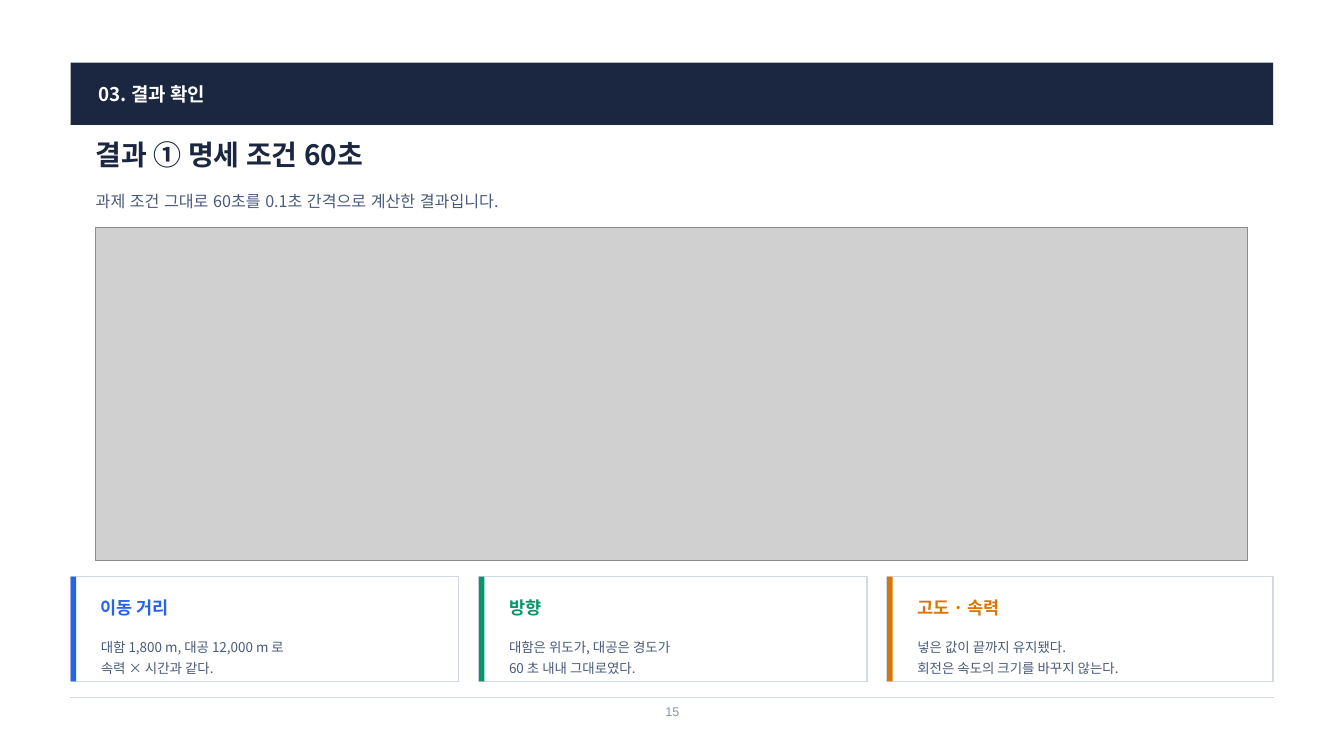
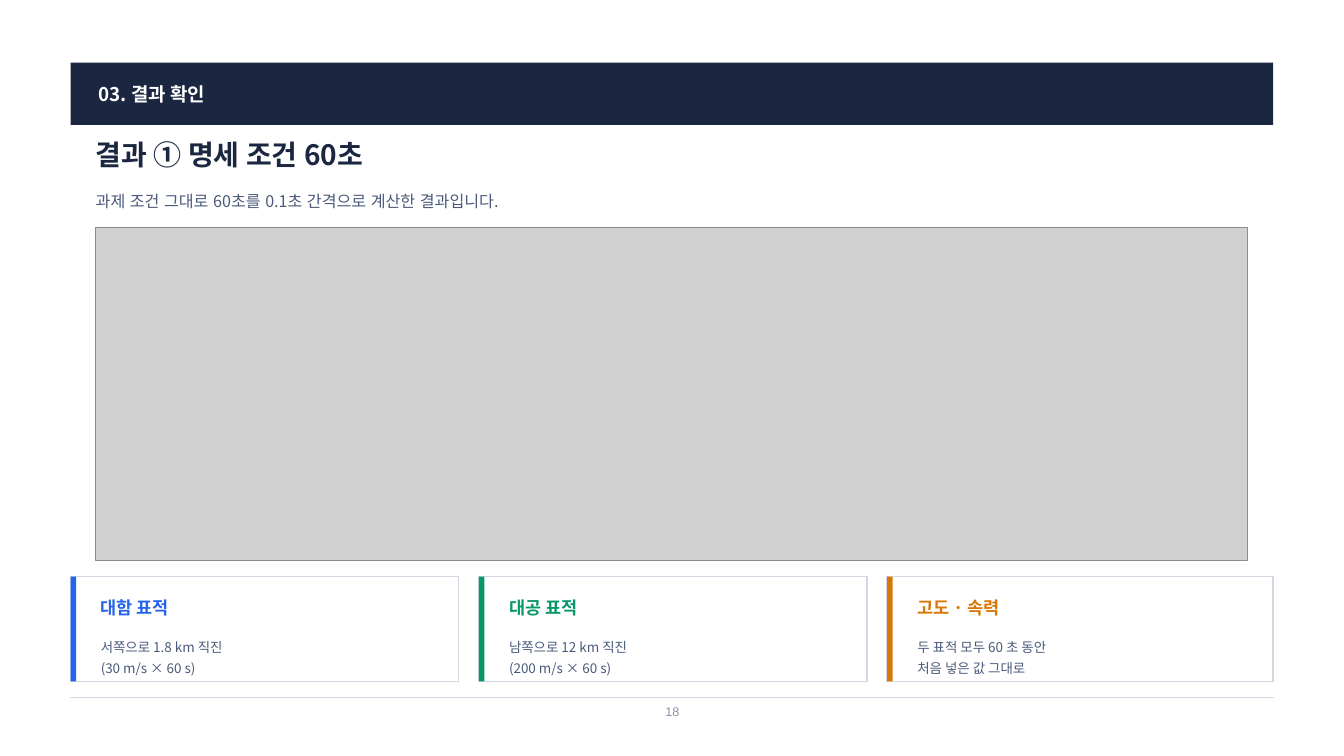
Before and after one commit to harley-hwan/radar-sw-study, a slide deck: slide 18 of Part3_TargetSim/ref/산출물/Chapter3_TargetSim.pptx (slide 15 before the commit). Drawn at 1344x756 pixels with LibreOffice and Linux fonts; fonts in the diff are those of the drawing; grey boxes stand for pictures. Boxes give left, top, right and bottom in pixels: in the first picture for what was removed or moved away, otherwise in the second. Text is boxed around its words. In the diff, an @@ line names an element or a change of style, - is before the commit and + after.

```diff
--- a/Part3_TargetSim/ref/산출물/Chapter3_TargetSim.pptx
+++ b/Part3_TargetSim/ref/산출물/Chapter3_TargetSim.pptx
@@ text at [101,599,169,616]: text changed @@
-이동 거리
+대함 표적
@@ text at [509,599,577,616]: text changed @@
-방향
+대공 표적
@@ text at [101,641,223,676]: text changed @@
-대함 1,800 m, 대공 12,000 m 로
-속력 × 시간과 같다.
+서쪽으로 1.8 km 직진
+(30 m/s × 60 s)
@@ text at [509,641,627,676]: text changed @@
-대함은 위도가, 대공은 경도가
-60 초 내내 그대로였다.
+남쪽으로 12 km 직진
+(200 m/s × 60 s)
@@ text at [917,641,1046,674]: text changed @@
-넣은 값이 끝까지 유지됐다.
-회전은 속도의 크기를 바꾸지 않는다.
+두 표적 모두 60 초 동안
+처음 넣은 값 그대로
@@ text at [665,707,679,716]: text changed @@
-15
+18
```
Also in this commit, not shown: 14 other slides changed, 5 slides added, 1 slide removed, 17 other files.
